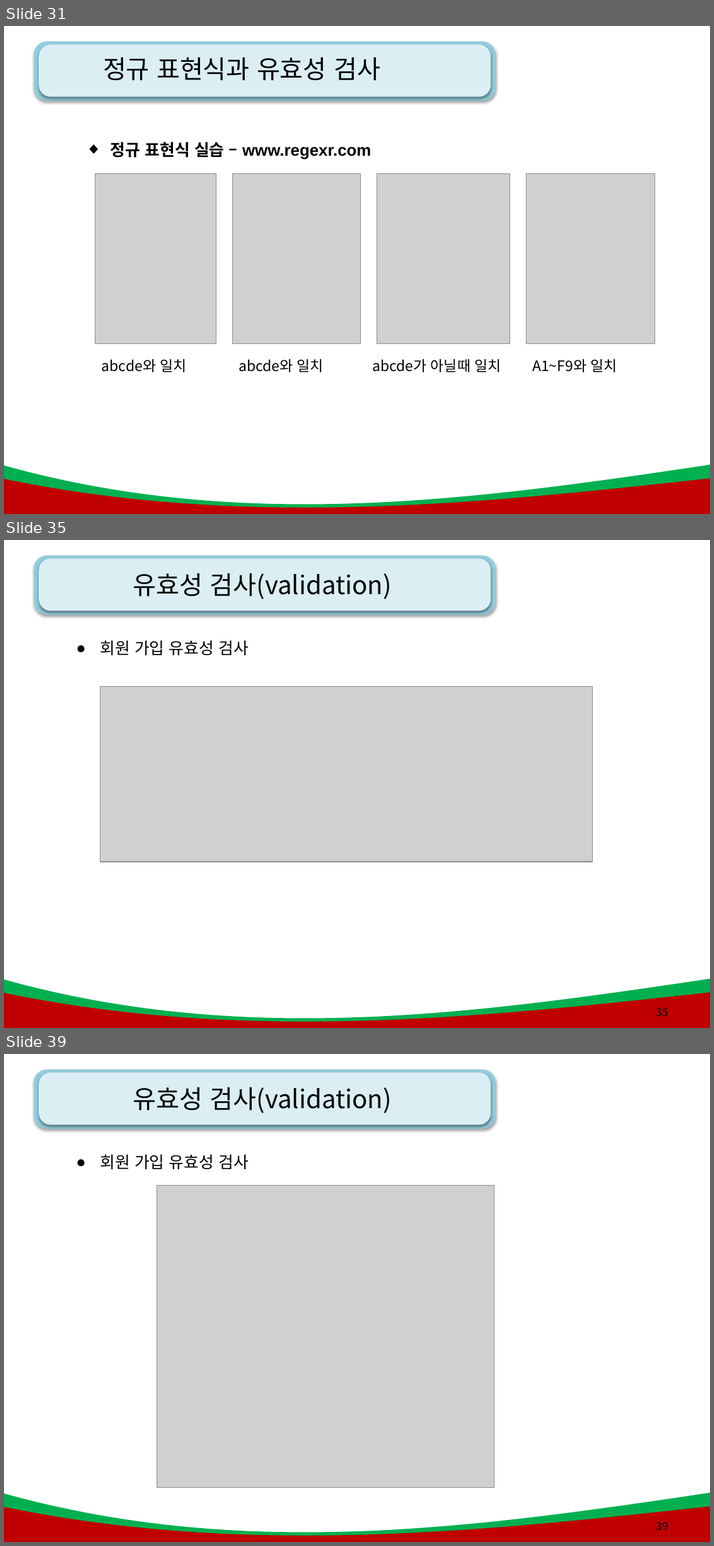
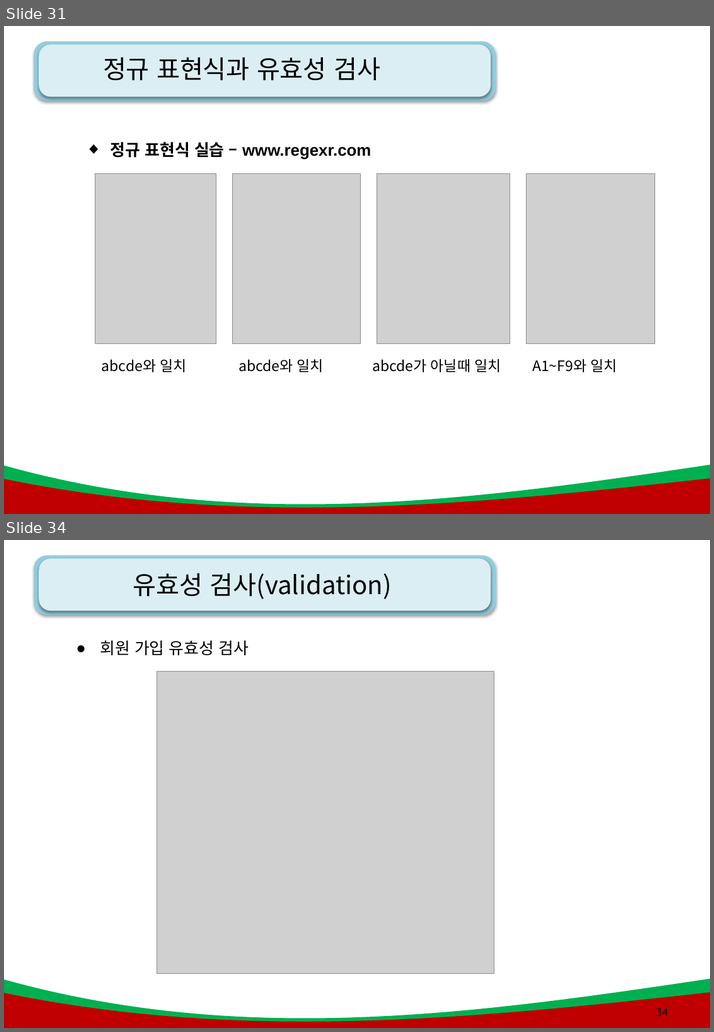
Before and after one commit to kiyongee2/green_project_web, a slide deck: js_ppt/8강. js_폼과 정규표현식.pptx. Shown one above the other, each under a label of ours: slides 31, 35 and 39 before the commit, slides 31 and 34 after it; the slides between them are not shown. The pictures are 714x1546 and 714x1032 pixels, drawn with LibreOffice and Linux fonts; fonts in the diff are those of the drawing; grey boxes stand for pictures; background and template pictures are left out. Boxes give left, top, right and bottom in pixels: in the first picture for what was removed or moved away, otherwise in the second. Text is boxed around its words. In the diff, an @@ line names an element or a change of style, - is before the commit and + after.

```diff
--- a/js_ppt/8강. js_폼과 정규표현식.pptx
+++ b/js_ppt/8강. js_폼과 정규표현식.pptx
@@ slide 35 removed at (4,540,710,1028), background #FFFFFF; not listed: 4 template elements that a slide beside it also shows @@
@@ title removed at (133,573,391,599) @@
-유효성 검사(validation)
@@ text removed at (100,640,248,655) @@
-● 회원 가입 유효성 검사
@@ picture removed at (100,687,592,862) @@
@@ page number removed at (655,1008,667,1016) @@
-35
@@ what was slide 39 is now slide 34 @@
@@ page number at (655,1008,667,1016): text changed @@
-39
+34
```
Also in this commit, not shown: 5 slides changed, 5 other slides removed, 24 other files.
